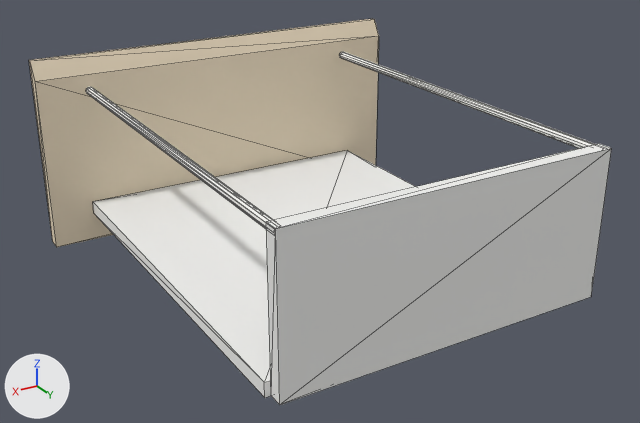
The glTF model 2025-284-B01-Kjokken-Plan-1/sim/skuff_N2_2.glb as it was, and as the next commit left it.
Before and after are seen from a camera (50 mm lens) standing at (1568.0, 457.0, 902.0) and looking at (1083.0, -350.0, 498.0). Every picture has the same lights, and +X, +Y and +Z are marked at lower left. The older version comes first. Mesh edges are drawn as thin lines.
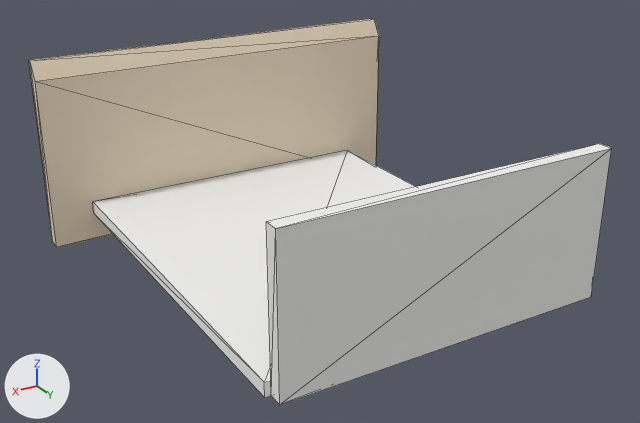
What differs and where, as boxes [x1, y1, x2, y2] in the pictures (640 x 423 px):
```json
{"part": 1, "of": "me_mesh_0", "change": "deleted", "before": [339, 52, 595, 148]}
{"part": 2, "of": "me_mesh_0", "change": "deleted", "before": [86, 87, 273, 230]}
```

Scene script edits in JSON lines:
```json
{"block": "me_mesh_0", "where": "# used by ob_mesh_0; location = (0.0, 0.0, 0.0)"}
{"op": "remove", "block": "me_mesh_0", "code": "me_mesh_0.from_pydata(...)  # 66 vertices, 112 faces; spans x 833.0..1327.0, y -620.0..-109.0, z 410.0..650.0"}
{"op": "add", "block": "me_mesh_0", "code": "me_mesh_0.from_pydata(...)  # 26 vertices, 40 faces; spans x 833.0..1327.0, y -620.0..-109.0, z 410.0..650.0"}
{"block": "me_mesh_0", "change": "me_mesh_0 part 1: the loose piece of 20 vertices spanning x 892.0..902.0, y -600.0..-113.0, z 603.0..613.0 is deleted"}
{"block": "me_mesh_0", "change": "me_mesh_0 part 2: the loose piece of 20 vertices spanning x 1258.0..1268.0, y -600.0..-113.0, z 603.0..613.0 is deleted"}
{"op": "remove", "block": "me_mesh_0", "code": "me_mesh_0.materials.append(mat_reling)  # white #f7f7f3"}
```
